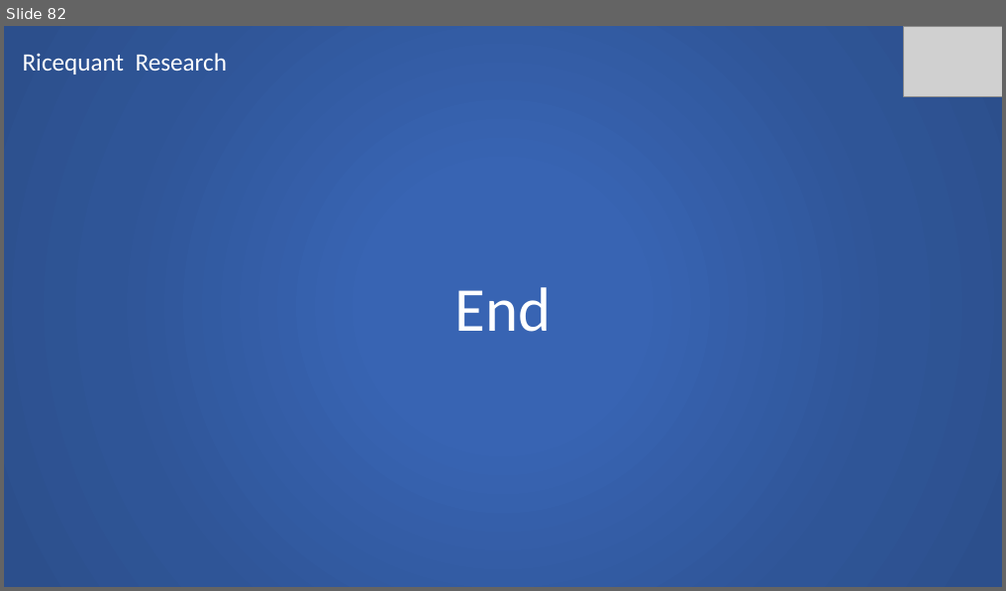
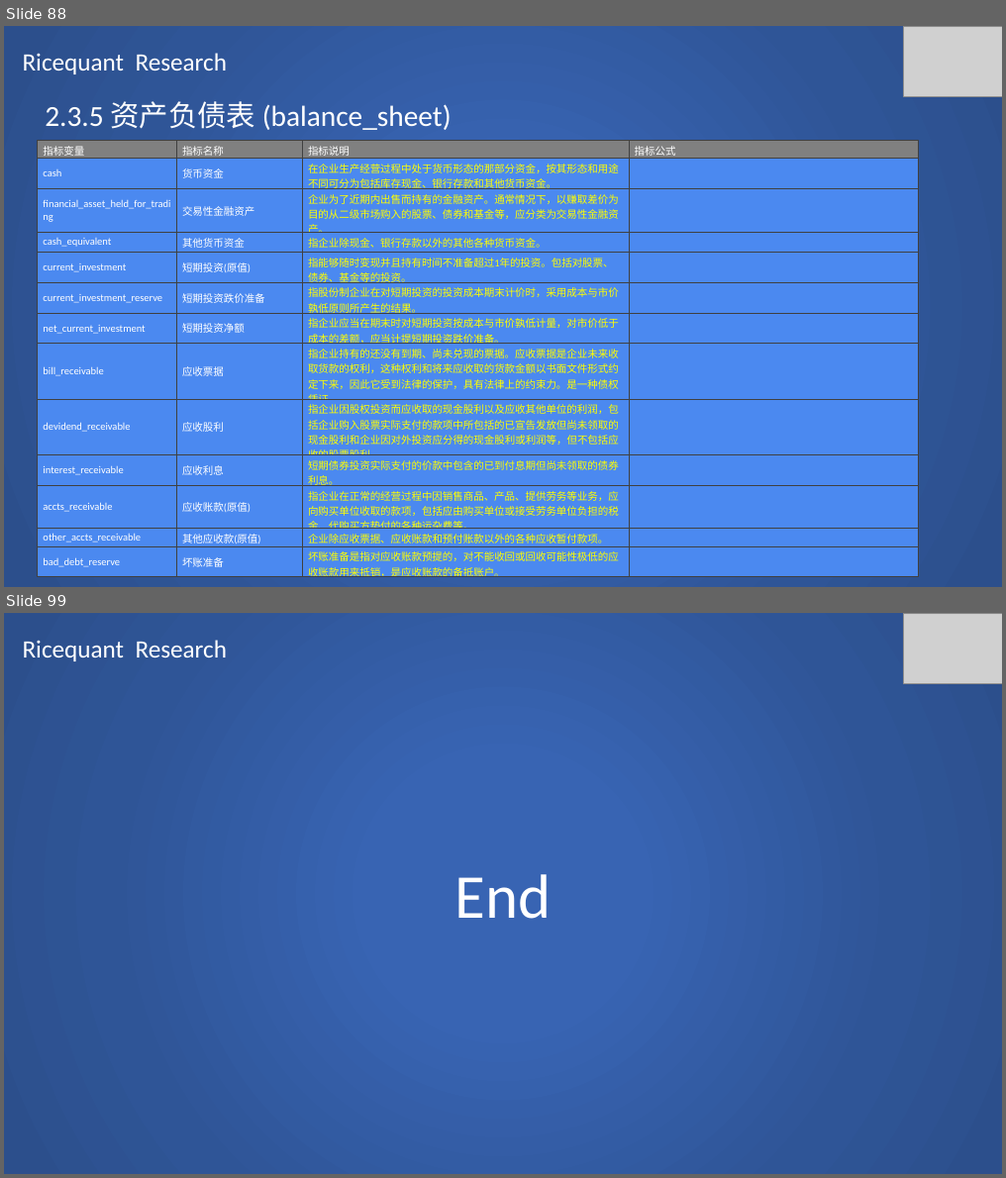
Before and after one commit to SCITLAS/Stellar, a slide deck: Stellar_0.1/documents/rice_quant_research.pptx. Shown one above the other, each under a label of ours: slide 82 before the commit, slides 88 and 99 after it; the slides between them are not shown. The pictures are 1006x591 and 1006x1178 pixels, drawn with LibreOffice and Linux fonts; fonts in the diff are those of the drawing; grey boxes stand for pictures. Boxes give left, top, right and bottom in pixels: in the first picture for what was removed or moved away, otherwise in the second. Text is boxed around its words. In the diff, an @@ line names an element or a change of style, - is before the commit and + after.

Commit message:
Ricequant research 50% done.

```diff
--- a/Stellar_0.1/documents/rice_quant_research.pptx
+++ b/Stellar_0.1/documents/rice_quant_research.pptx
@@ slide 88 added at (4,26,1002,587), background #FFFFFF @@
@@ rectangle added at (4,26,1002,587), fill gradient #3864B3 to #2F5597 to #2C4F8C @@
@@ text added at (23,53,228,75), 24 pt, text #FFFFFF @@
+Ricequant Research
@@ picture added at (903,26,1002,96) @@
@@ text added at (45,101,451,130), 28 pt, text #FFFFFF @@
+2.3.5 资产负债表 (balance_sheet)
@@ table added at (38,141,919,583), 13 rows, 4 columns @@
+指标变量 | 指标名称 | 指标说明 | 指标公式
+cash | 货币资金 | 在企业生产经营过程中处于货币形态的那部分资金，按其形态和用途不同可分为包括库存现金、银行存款和其他货币资金。 | 
+financial_asset_held_for_trading | 交易性金融资产 | 企业为了近期内出售而持有的金融资产。通常情况下，以赚取差价为目的从二级市场购入的股票、债券和基金等，应分类为交易性金融资产。 | 
+cash_equivalent | 其他货币资金 | 指企业除现金、银行存款以外的其他各种货币资金。 | 
+current_investment | 短期投资(原值) | 指能够随时变现并且持有时间不准备超过1年的投资。包括对股票、债券、基金等的投资。 | 
+current_investment_reserve | 短期投资跌价准备 | 指股份制企业在对短期投资的投资成本期末计价时，采用成本与市价孰低原则所产生的结果。 | 
+net_current_investment | 短期投资净额 | 指企业应当在期末时对短期投资按成本与市价孰低计量，对市价低于成本的差额，应当计提短期投资跌价准备。 | 
+bill_receivable | 应收票据 | 指企业持有的还没有到期、尚未兑现的票据。应收票据是企业未来收取货款的权利，这种权利和将来应收取的货款金额以书面文件形式约定下来，因此它受到法律的保护，具有法律上的约束力。是一种债权凭证。 | 
+devidend_receivable | 应收股利 | 指企业因股权投资而应收取的现金股利以及应收其他单位的利润，包括企业购入股票实际支付的款项中所包括的已宣告发放但尚未领取的现金股利和企业因对外投资应分得的现金股利或利润等，但不包括应收的股票股利。 | 
+interest_receivable | 应收利息 | 短期债券投资实际支付的价款中包含的已到付息期但尚未领取的债券利息。 | 
+accts_receivable | 应收账款(原值) | 指企业在正常的经营过程中因销售商品、产品、提供劳务等业务，应向购买单位收取的款项，包括应由购买单位或接受劳务单位负担的税金、代购买方垫付的各种运杂费等。 | 
+other_accts_receivable | 其他应收款(原值) | 企业除应收票据、应收账款和预付账款以外的各种应收暂付款项。 | 
+bad_debt_reserve | 坏账准备 | 坏账准备是指对应收账款预提的，对不能收回或回收可能性极低的应收账款用来抵销，是应收账款的备抵账户。 | 
@@ what was slide 82 is now slide 99 @@
```
Also in this commit, not shown: 16 other slides added.
